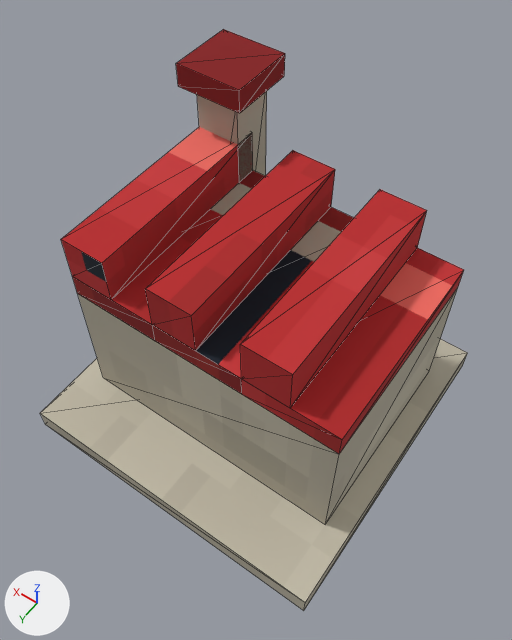
Two versions of the glTF model public/assets/models/buildings/factory_red.glb, one commit apart.
One viewpoint serves both versions: a 50 mm lens placed at (-0.635, 0.911, 1.77), pointed at (-0.006, 0.03, 0.385). The axes (+X, +Y, +Z) are drawn at lower left. The lights are the same throughout. The older version comes first. Mesh edges are drawn as thin lines. Vertices at exactly the same position are counted once.

In view in the first picture: 'body'.
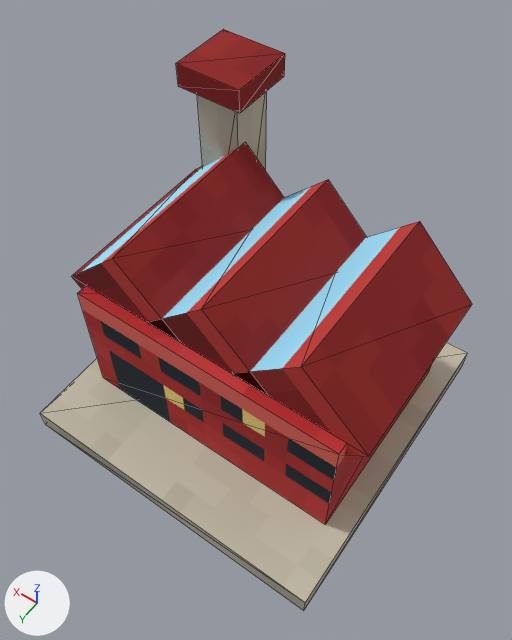
Pixel boxes (x1, y1, x2, y2) of what changed, in the pictures (512 x 640 px; the box of a moved part takes in the faces that stretch with it):
'body', reshaped: before (40, 29, 468, 611); after (40, 29, 472, 611)
part 1 of me_body_rigid_batch, moved or reshaped: before (61, 127, 464, 454); after (71, 148, 472, 456)
part 2 of me_body_rigid_batch, surface changed: (77, 29, 464, 527) in both

Patch to the scene script:
```diff
--- a/public/assets/models/buildings/factory_red.glb.py
+++ b/public/assets/models/buildings/factory_red.glb.py
@@ me_body_rigid_batch @@
 # used by ob_body; parent = ob_root; location = (0.0, 0.0, 0.0)
-me_body_rigid_batch.from_pydata(...)  # 62 vertices, 90 faces; spans x -0.438..0.438, y -0.438..0.438, z 0.0..0.812
+me_body_rigid_batch.from_pydata(...)  # 56 vertices, 78 faces; spans x -0.438..0.438, y -0.438..0.438, z 0.0..0.812
+# me_body_rigid_batch part 1
+# 26 vertices are removed from x -0.375..0.375, y -0.312..0.25, z 0.438..0.625
+# 48 faces are deleted
+# 4 vertices move from x 0.0..0.125, y -0.312..0.25, z 0.625 to x 0.073..0.25, y -0.281..0.219, z 0.438..0.614
+# 10 vertices are added at x -0.427..0.427, y -0.281, z 0.261..0.614
+# 10 new vertices lie (0.0, 0.5, 0.0) away from vertices in x -0.427..0.427, y -0.281, z 0.261..0.614
+# 36 new faces join them
+# me_body_rigid_batch part 2: 42 kept faces spanning x -0.438..0.438, y -0.438..0.438, z 0.0..0.812 get new texture (UV) coordinates
 me_body_rigid_batch.materials.append(mat_paint)
```
